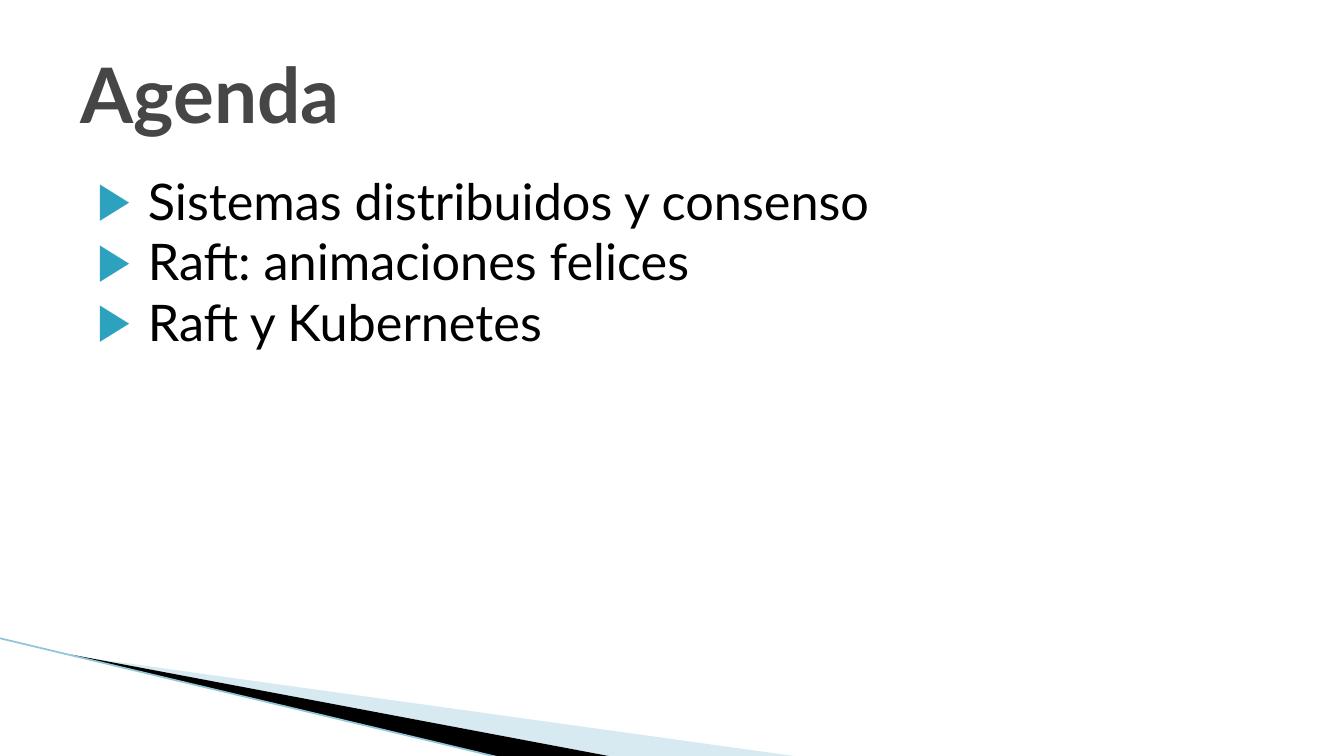
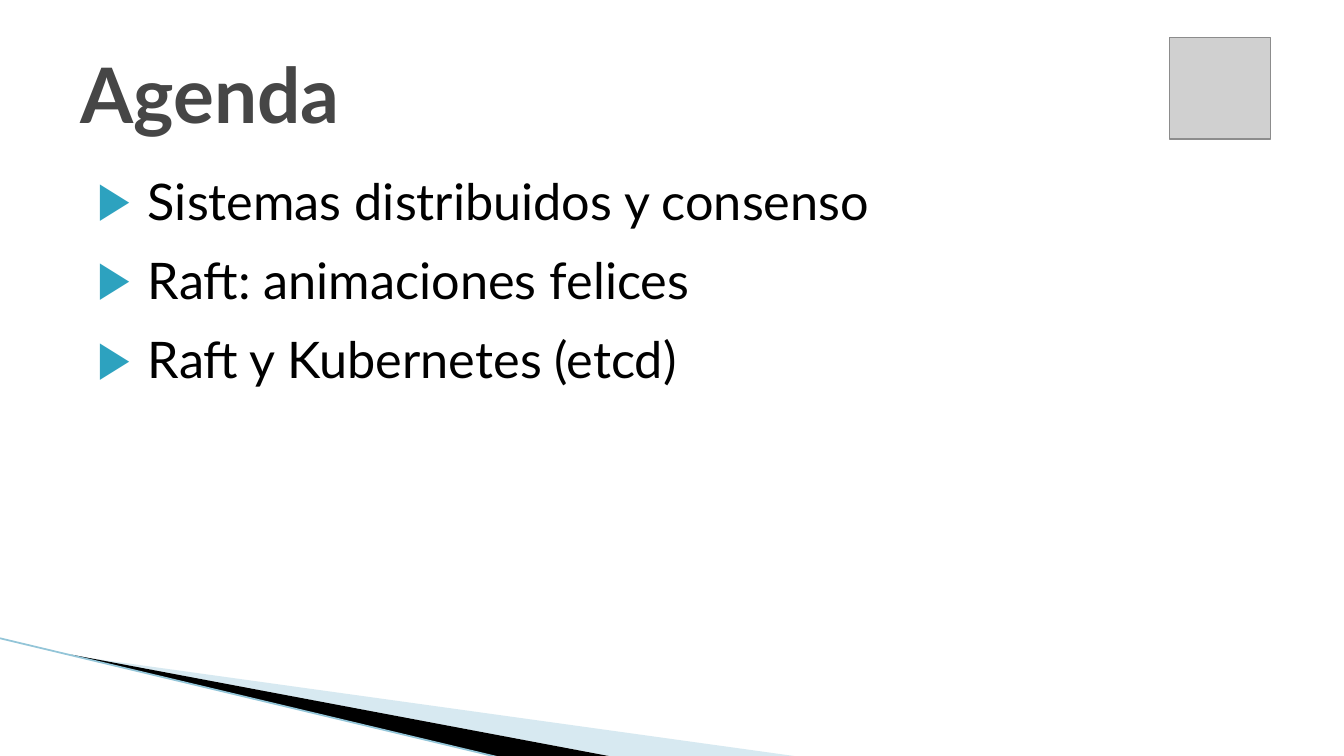
Before and after one commit to jbarbosat/mis-desmadres, a slide deck: slide 2 of presentaciones/cloud_native_mexico/raft_introduccion.odp. Drawn at 1344x756 pixels with LibreOffice and Linux fonts; fonts in the diff are those of the drawing; grey boxes stand for pictures; background and template pictures are left out. Boxes give left, top, right and bottom in pixels: in the first picture for what was removed or moved away, otherwise in the second. Text is boxed around its words. In the diff, an @@ line names an element or a change of style, - is before the commit and + after.

```diff
--- a/presentaciones/cloud_native_mexico/raft_introduccion.odp
+++ b/presentaciones/cloud_native_mexico/raft_introduccion.odp
@@ picture added at <box>1169,38,1270,138</box> @@
@@ text at <box>148,262,689,300</box>: more space between paragraphs @@
@@ text at <box>148,339,677,387</box>: text changed @@
-▶ Raft y Kubernetes
+▶ Raft y Kubernetes (etcd)
```
Also in this commit, not shown: 2 other slides changed, 15 slides added, 1 other file.
